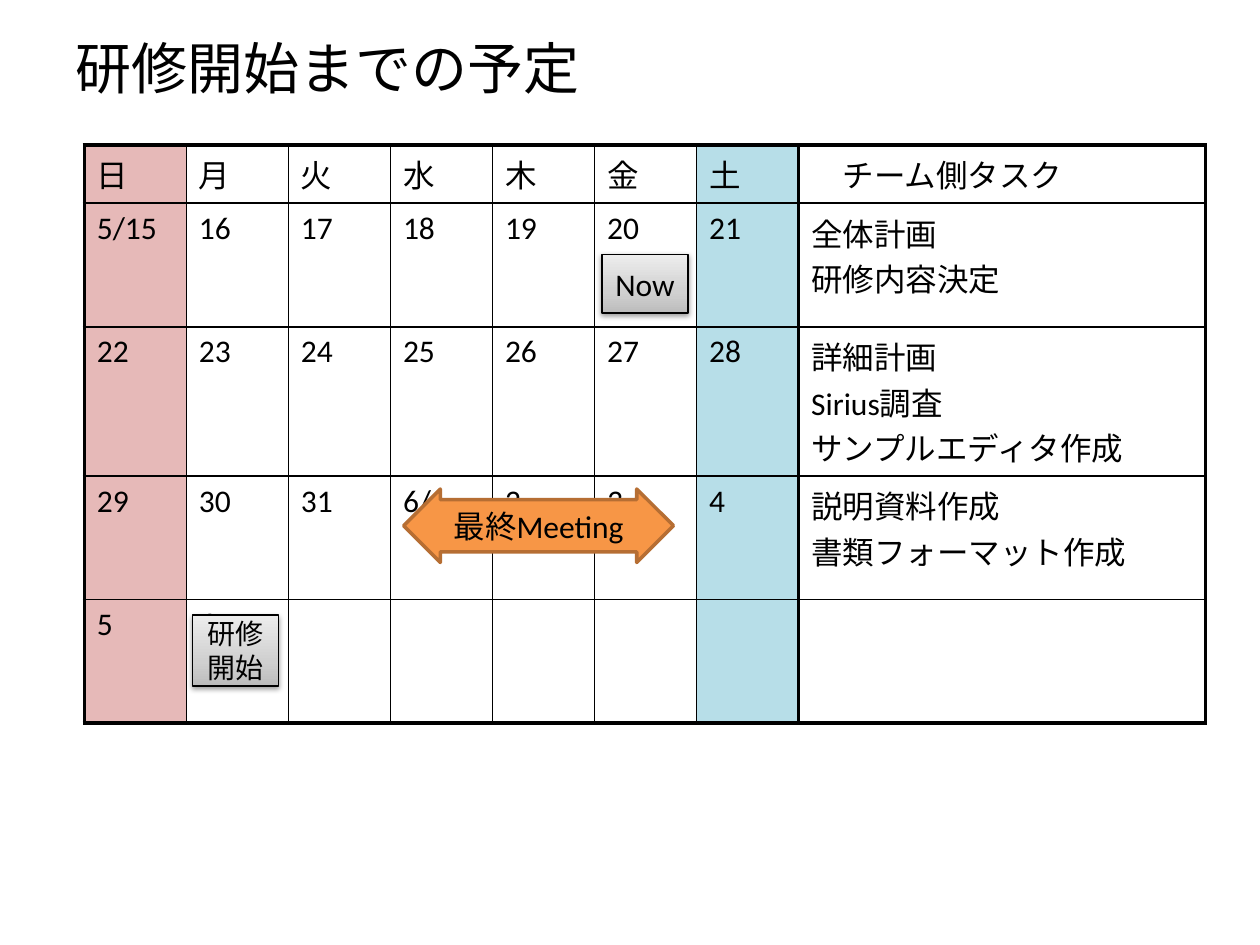
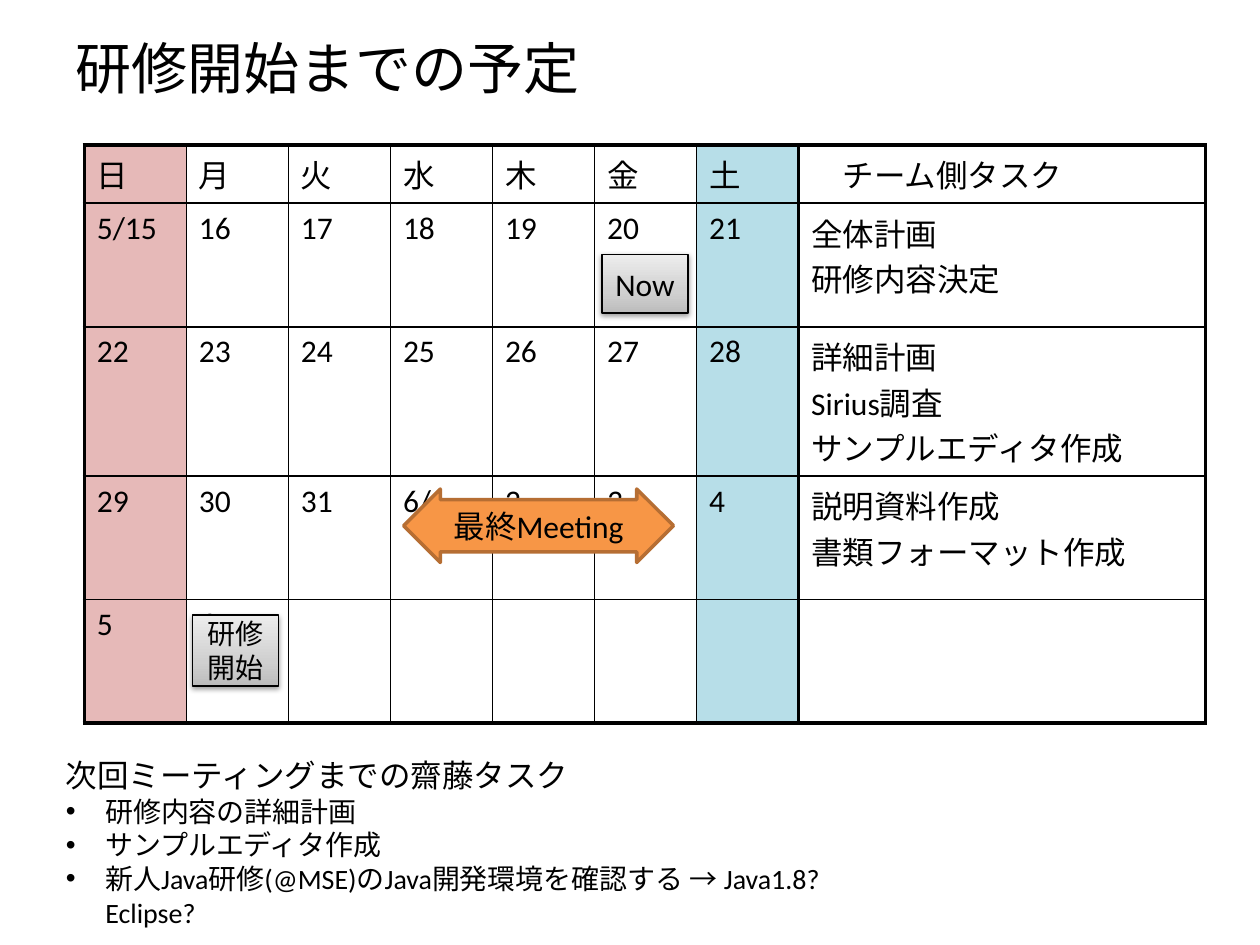
Before and after one commit to N-Saito/Training, a slide deck: slide 7 of 新人研修.pptx. Drawn at 1260x945 pixels with LibreOffice and Linux fonts; fonts in the diff are those of the drawing. Boxes give left, top, right and bottom in pixels: in the first picture for what was removed or moved away, otherwise in the second. Text is boxed around its words. In the diff, an @@ line names an element or a change of style, - is before the commit and + after.

```diff
--- a/新人研修.pptx
+++ b/新人研修.pptx
@@ text added at [66, 760, 820, 893], 16 pt, text #000000 @@
+次回ミーティングまでの齋藤タスク
+• 研修内容の詳細計画
+• サンプルエディタ作成
+• 新人Java研修(@MSE)のJava開発環境を確認する → Java1.8?Eclipse?
```
Also in this commit, not shown: 6 other slides changed, 1 other file.
